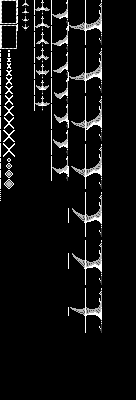
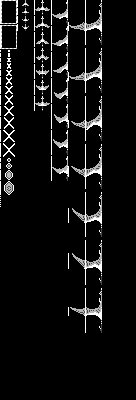
Revision of a layered (136, 400) image; what changed, layer by layer:
painted on "Background" over left=0, top=175, right=14, bottom=207
